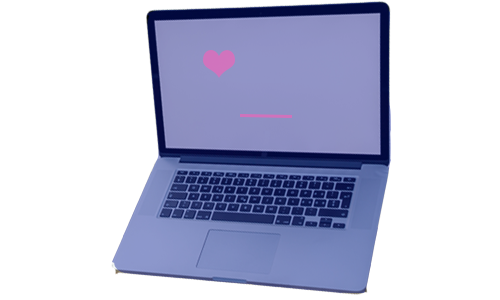
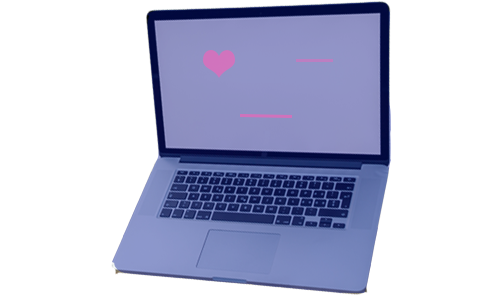
The second 500x300 image is a revision of the first. Changes to its layers:
hid "Layer 0", moved it above "Layer 15" over [296, 59, 333, 62]
showed "Layer 12" over [296, 59, 333, 62]
